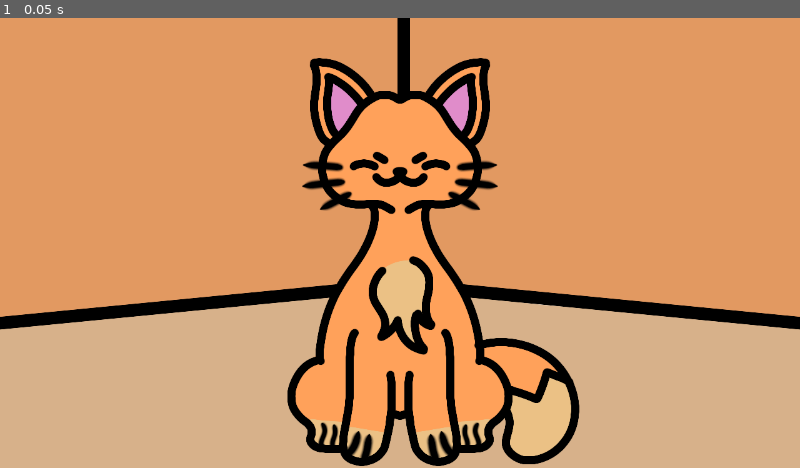
Above: before the commit, frame 1.
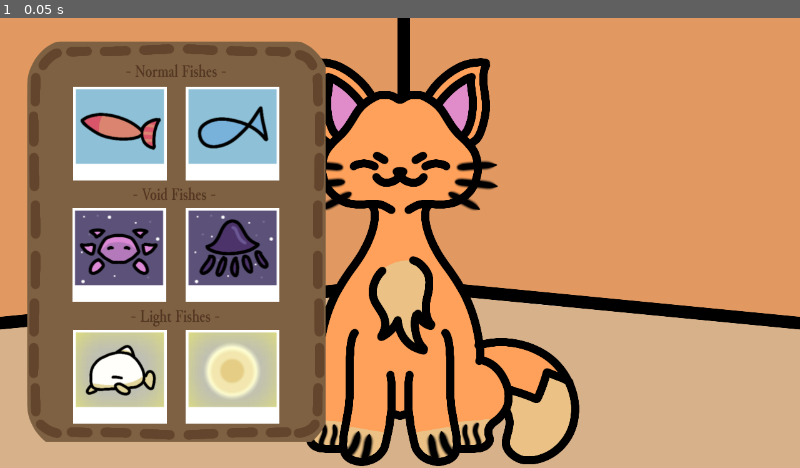
Above: after the commit, the same moment.

Repository: jhazmineaudrey/Reelin-Rifts
Game: Godot game, scene res://Scenes/MainMenu.tscn
Two runs of this game, one before a commit and one after it. Both use one fixed random seed, a clock stepped at 60 frames per second and the inputs below. The project has no main scene, so this scene is started directly.
Inputs:
- Up to frame 1 (0.05 s): no input

The runs differ from the first frame. In frame 1, 33% of the frame differs, in the area x 3-41%, y 5-95%.

Commit message:
feat: add assets for backpack
Adds the backpack background and capture pictures (no functionality)

Diff:
--- a/Scenes/MainMenu.tscn
+++ b/Scenes/MainMenu.tscn
@@ -9,6 +9,13 @@
 [ext_resource type="Texture2D" uid="uid://bct04nwop3a4w" path="res://Assets/CatNormal.png" id="7_7467j"]
 [ext_resource type="Texture2D" uid="uid://dfky885p54xm6" path="res://Assets/CatLight.png" id="8_2x1g0"]
 [ext_resource type="Texture2D" uid="uid://cws53q25pckwv" path="res://Assets/CatVoid.png" id="9_riqfo"]
+[ext_resource type="Texture2D" uid="uid://b3m5l4qd5syg5" path="res://Assets/Backpack.png" id="10_2x1g0"]
+[ext_resource type="Texture2D" uid="uid://urcdp8ansr84" path="res://Assets/axolotlvoidpic.png" id="11_riqfo"]
+[ext_resource type="Texture2D" uid="uid://u646il4uu4y5" path="res://Assets/voidsquidpic.png" id="12_yxkem"]
+[ext_resource type="Texture2D" uid="uid://jbrtxcphymvr" path="res://Assets/fihpic.png" id="13_7v4os"]
+[ext_resource type="Texture2D" uid="uid://e7uqoq767130" path="res://Assets/salmonpic.png" id="14_pjscj"]
+[ext_resource type="Texture2D" uid="uid://dhgkikn1c2oh3" path="res://Assets/whalepic.png" id="15_m7n2d"]
+[ext_resource type="Texture2D" uid="uid://crxh6n5qcq5hm" path="res://Assets/pearlpic.png" id="16_65hh5"]
 
 [node name="CatScene" type="Control" unique_id=1375224048]
 layout_mode = 3
@@ -62,3 +69,39 @@
 visible = false
 texture = ExtResource("9_riqfo")
 centered = false
+
+[node name="BackpackItems" type="Node2D" parent="." unique_id=789525542]
+
+[node name="BackpackUI" type="Sprite2D" parent="BackpackItems" unique_id=1691787979]
+texture = ExtResource("10_2x1g0")
+centered = false
+
+[node name="AxolotlPic" type="Sprite2D" parent="BackpackItems" unique_id=1129215648]
+position = Vector2(115.765, 304)
+texture = ExtResource("11_riqfo")
+centered = false
+
+[node name="VoidSquidPic" type="Sprite2D" parent="BackpackItems" unique_id=1985485537]
+position = Vector2(297.425, 304)
+texture = ExtResource("12_yxkem")
+centered = false
+
+[node name="FihPic" type="Sprite2D" parent="BackpackItems" unique_id=841630107]
+position = Vector2(297.425, 109.825)
+texture = ExtResource("13_7v4os")
+centered = false
+
+[node name="SalmonPic" type="Sprite2D" parent="BackpackItems" unique_id=1918066217]
+position = Vector2(117.065, 109.825)
+texture = ExtResource("14_pjscj")
+centered = false
+
+[node name="WhalePic" type="Sprite2D" parent="BackpackItems" unique_id=962318920]
+position = Vector2(117.065, 498.875)
+texture = ExtResource("15_m7n2d")
+centered = false
+
+[node name="PearlPic" type="Sprite2D" parent="BackpackItems" unique_id=1680925280]
+position = Vector2(297.47, 498.875)
+texture = ExtResource("16_65hh5")
+centered = false
Binary file added: Assets/Backpack.png
Not shown, added: Assets/Backpack.png.import
Binary file added: Assets/Thoughty.png
Not shown, added: Assets/Thoughty.png.import
Binary file added: Assets/axolotl.png
Not shown, added: Assets/axolotl.png.import
Binary file added: Assets/axolotlvoidpic.png
Not shown, added: Assets/axolotlvoidpic.png.import
Binary file added: Assets/fih.png
Not shown, added: Assets/fih.png.import
Binary file added: Assets/fihpic.png
Not shown, added: Assets/fihpic.png.import
(and 17 more such lines)
